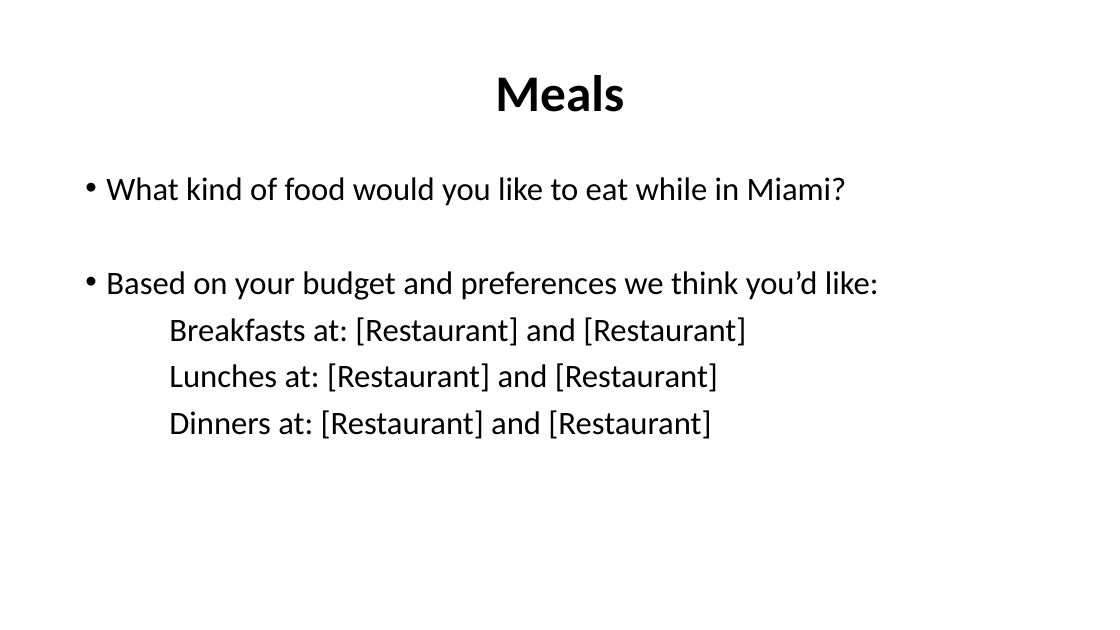
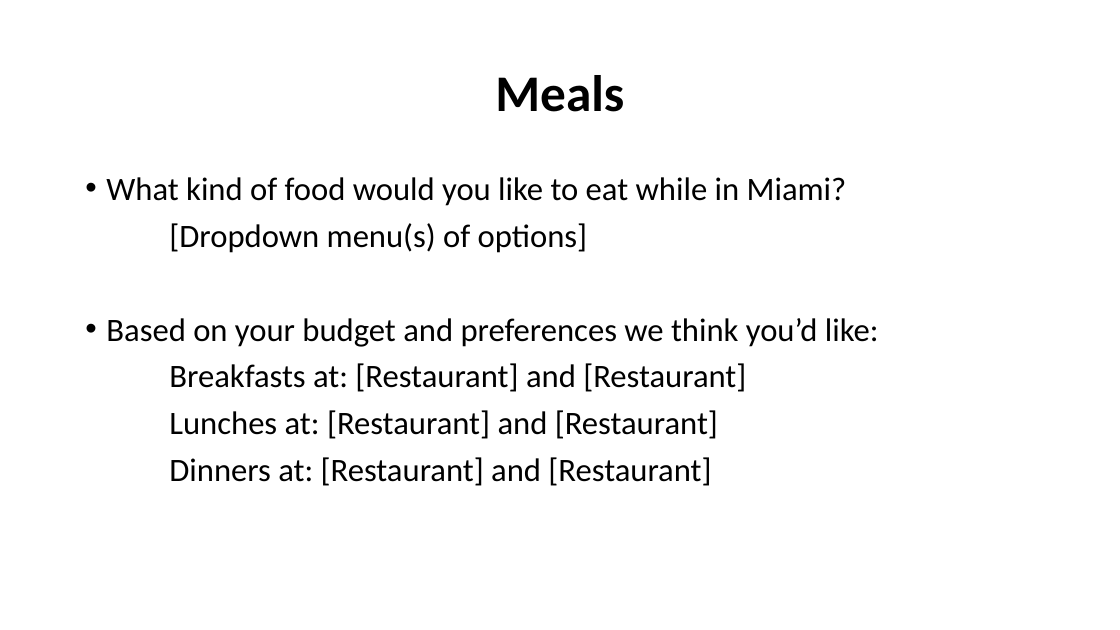
Before and after one commit to rath1363/team1, a slide deck: slide 6 of mockup.pptx (slide 4 before the commit). Drawn at 1120x630 pixels with LibreOffice and Linux fonts; fonts in the diff are those of the drawing. Boxes give left, top, right and bottom in pixels: in the first picture for what was removed or moved away, otherwise in the second. Text is boxed around its words. In the diff, an @@ line names an element or a change of style, - is before the commit and + after.

```diff
--- a/mockup.pptx
+++ b/mockup.pptx
@@ text at [169,223,587,253]: paragraph added @@
+[Dropdown menu(s) of options]
```
Also in this commit, not shown: 4 other slides changed, 5 slides added, 1 slide removed.
